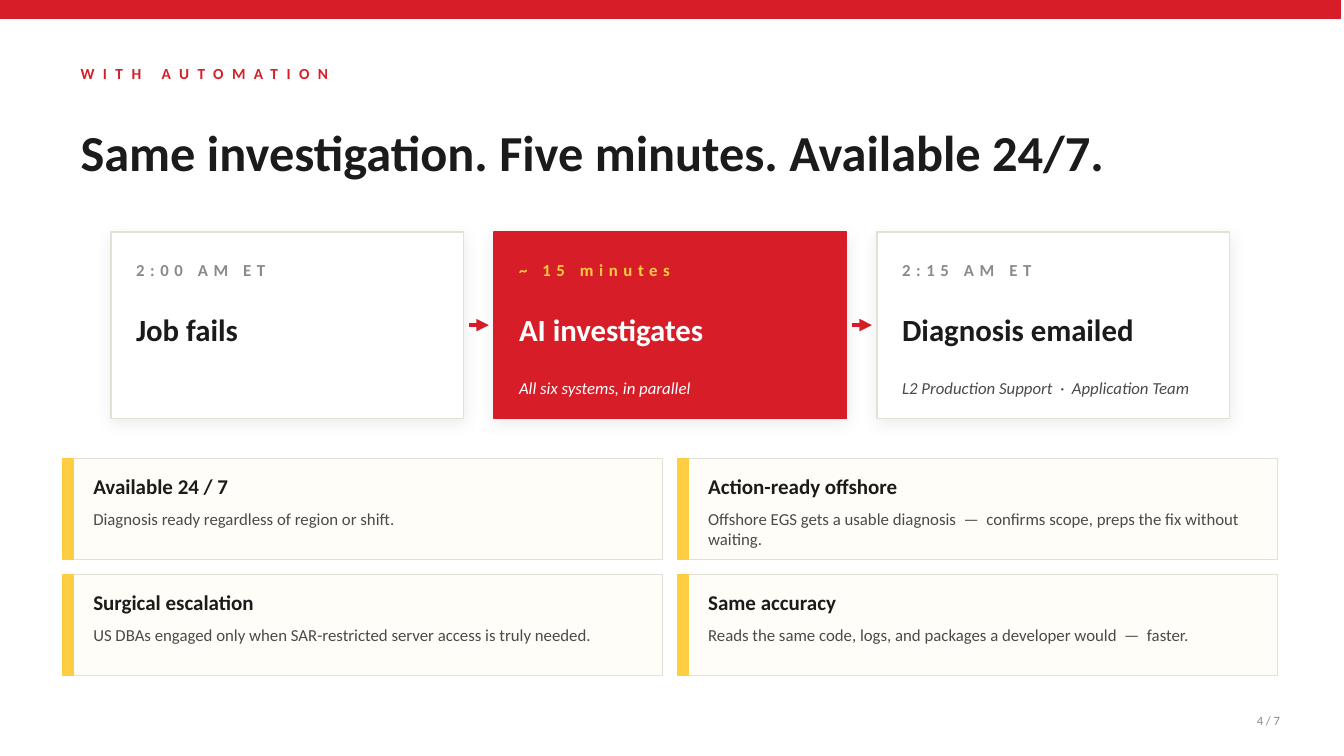
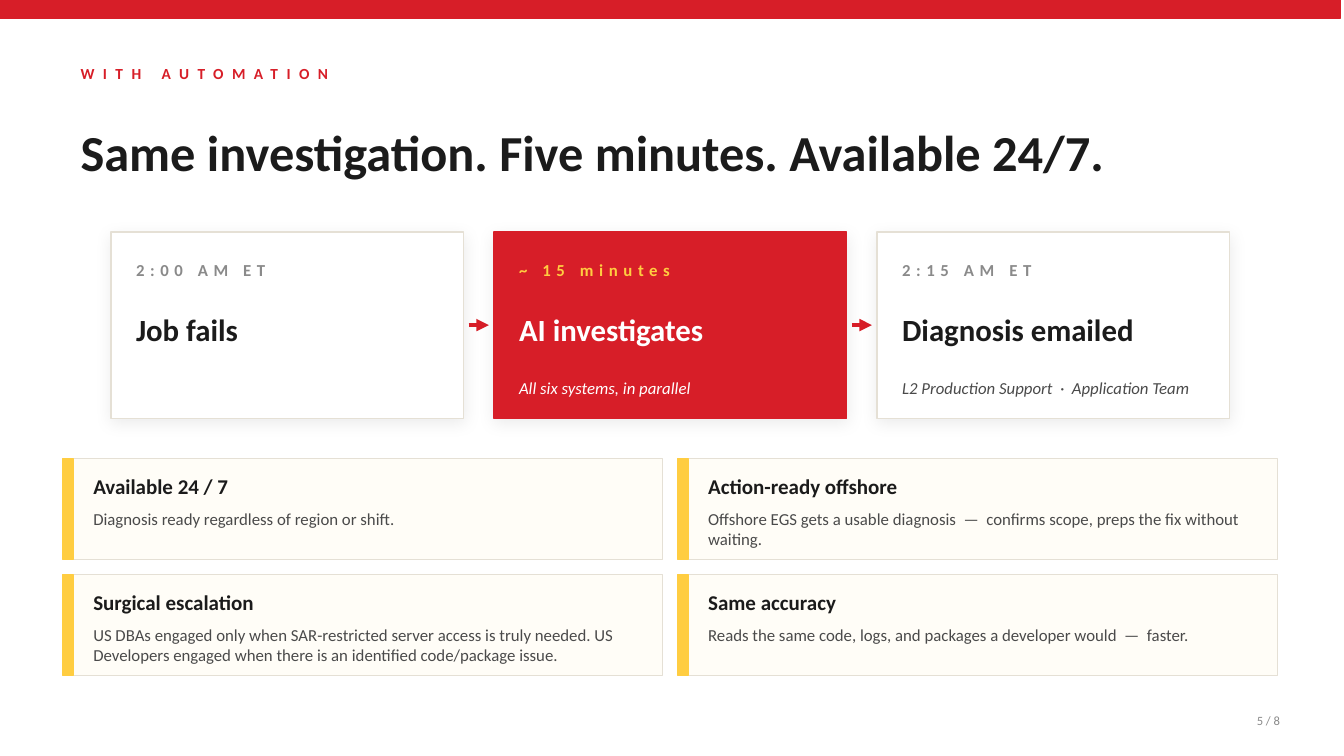
Before and after one commit to Snuthakki21/Copilot-docs, a slide deck: slide 5 of ppt/ETL_Incident_Diagnosis_Deck.pptx (slide 4 before the commit). Drawn at 1344x756 pixels with LibreOffice and Linux fonts; fonts in the diff are those of the drawing. Boxes give left, top, right and bottom in pixels: in the first picture for what was removed or moved away, otherwise in the second. Text is boxed around its words. In the diff, an @@ line names an element or a change of style, - is before the commit and + after.

```diff
--- a/ppt/ETL_Incident_Diagnosis_Deck.pptx
+++ b/ppt/ETL_Incident_Diagnosis_Deck.pptx
@@ text at (93, 629, 612, 664): text changed @@
-US DBAs engaged only when SAR-restricted server access is truly needed.
+US DBAs engaged only when SAR-restricted server access is truly needed. US Developers engaged when there is an identified code/package issue.
@@ text at (1257, 716, 1280, 725): text changed @@
-4 / 7
+5 / 8
```
Also in this commit, not shown: 6 other slides changed, 1 slide added.
